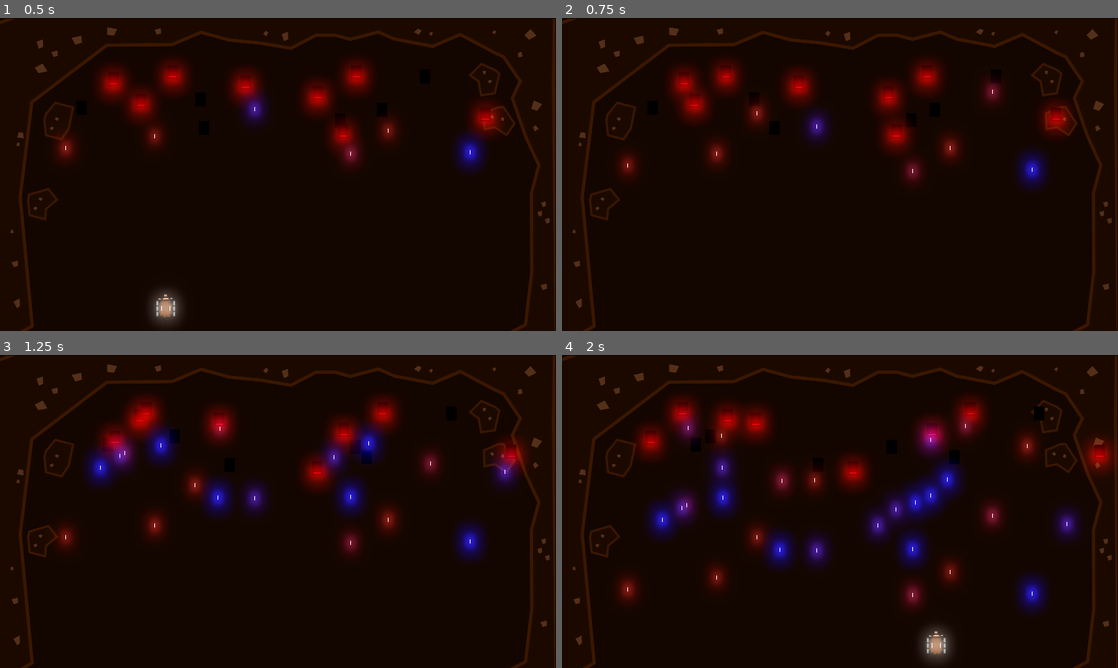
Above: before the commit, frames 1-4 (two rows, left to right).
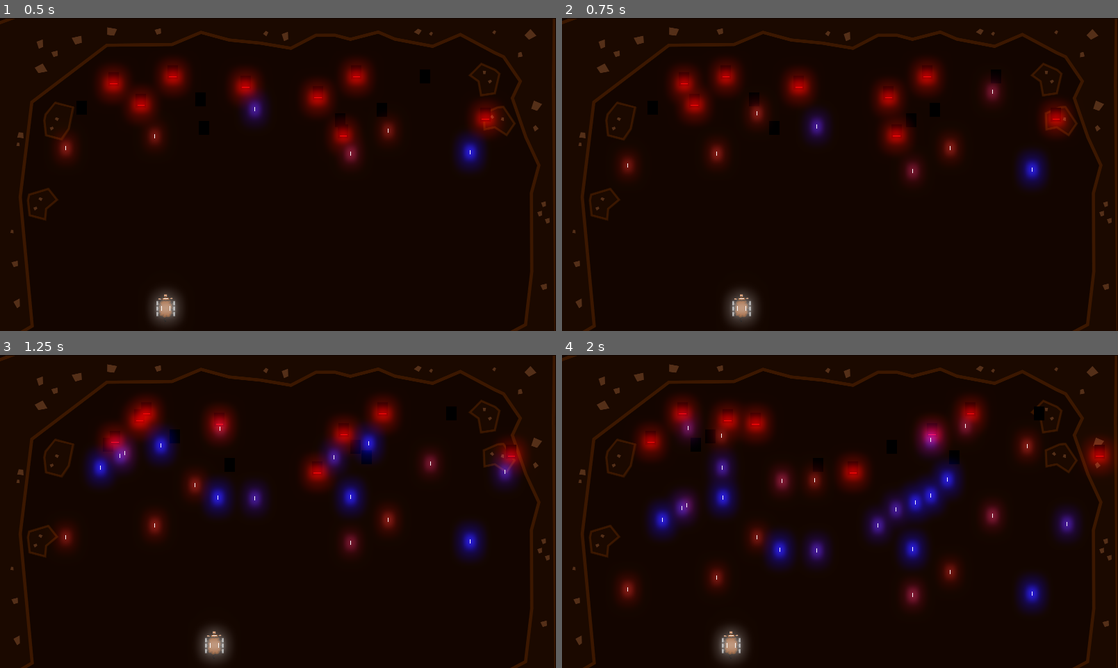
Above: after the commit, the same moments.

Repository: GameDrivenDesign/punk-wolf
Game: Godot game, scene res://game.tscn
Same seed, same stepped clock (60 frames per second), same inputs: the game is played once before the commit and once after it.
Inputs:
- Up to frame 1 (0.5 s): no input
- Up to frame 2 (0.75 s): tap Enter (ui_accept) at 0.5 s; hold Right (ui_right) from 0.53 s (still down)
- Up to frame 3 (1.25 s): keep holding Right (ui_right); tap Enter (ui_accept) at 0.77 s
- Up to frame 4 (2 s): release Right (ui_right) at 1.28 s; hold Left (ui_left) from 1.28 s (still down); tap Enter (ui_accept) at 1.52 s

Frame 1 is identical in both runs. In frame 2, 0.5% of the frame differs, in the area x 29-36%, y 86-98%; in frame 3, 0.5%; in frame 4, 1.0%, in the area x 27-71%, y 86-98%.

Commit message:
fix sheep movement speed

Diff:
--- a/sheep.gd
+++ b/sheep.gd
@@ -22,7 +22,7 @@
 
 func _physics_process(delta):
 	get_input()
-	velocity = move_and_collide(velocity)
+	velocity = move_and_collide(velocity * delta)
 
 func take_damage(amount):
 	health -= amount
